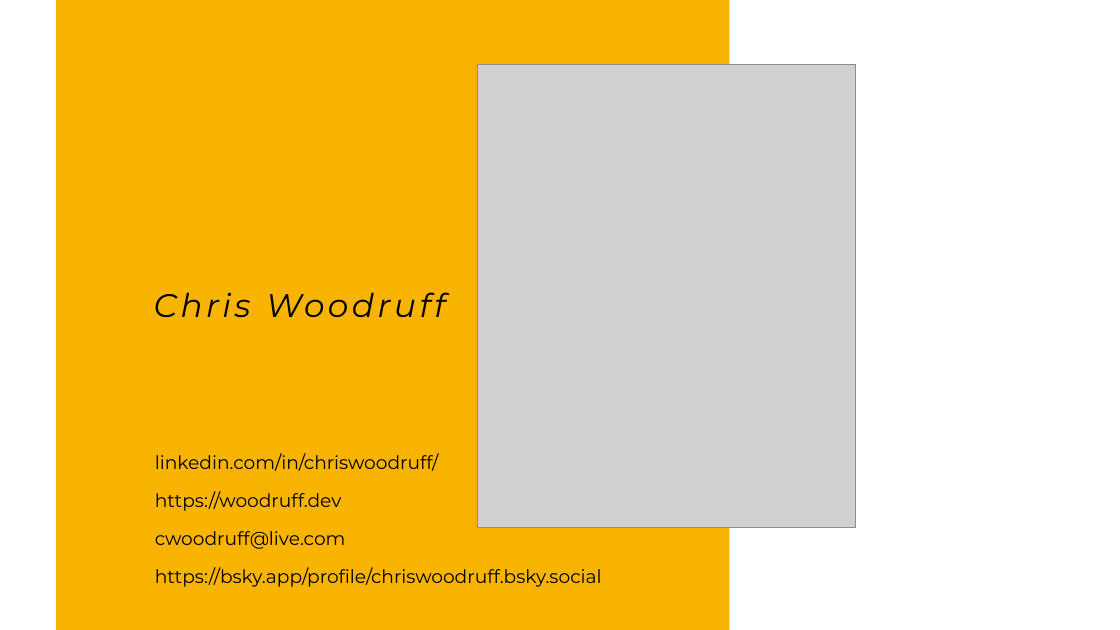
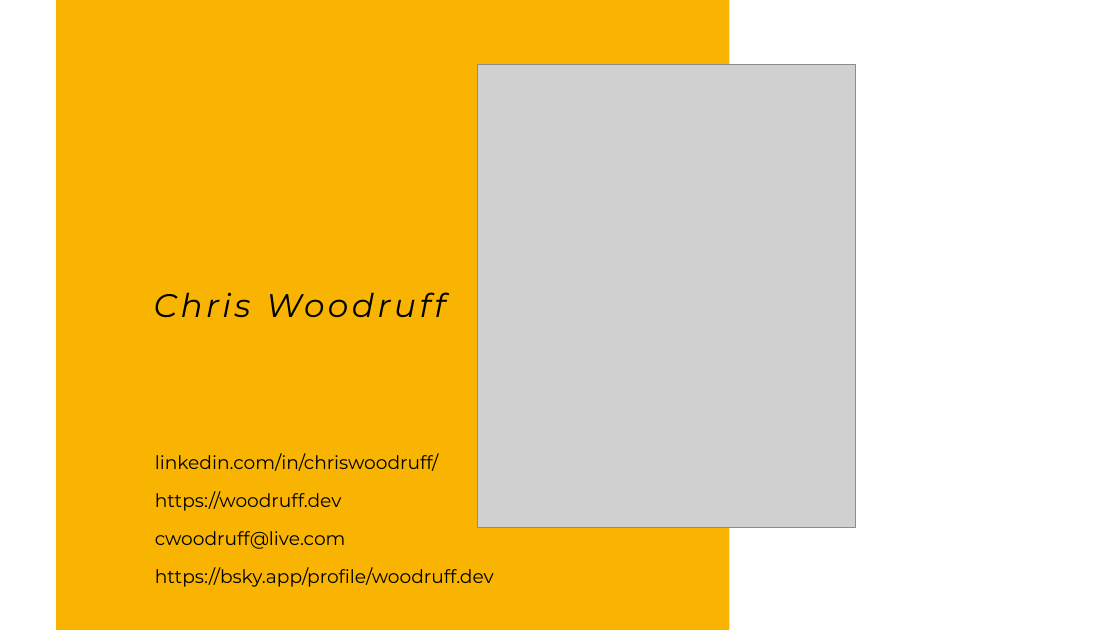
Before and after one commit to cwoodruff/EFCoreDemos, a slide deck: slide 2 of Turbo Charging Entity Framework Core Performance.pptx. Drawn at 1120x630 pixels with LibreOffice and Linux fonts; fonts in the diff are those of the drawing; grey boxes stand for pictures. Boxes give left, top, right and bottom in pixels: in the first picture for what was removed or moved away, otherwise in the second. Text is boxed around its words. In the diff, an @@ line names an element or a change of style, - is before the commit and + after.

```diff
--- a/Turbo Charging Entity Framework Core Performance.pptx
+++ b/Turbo Charging Entity Framework Core Performance.pptx
@@ text at [155, 567, 494, 587]: text changed @@
-https://bsky.app/profile/chriswoodruff.bsky.social
+https://bsky.app/profile/woodruff.dev
```
Also in this commit, not shown: 2 other slides changed, 3 slides removed, 27 other files.
